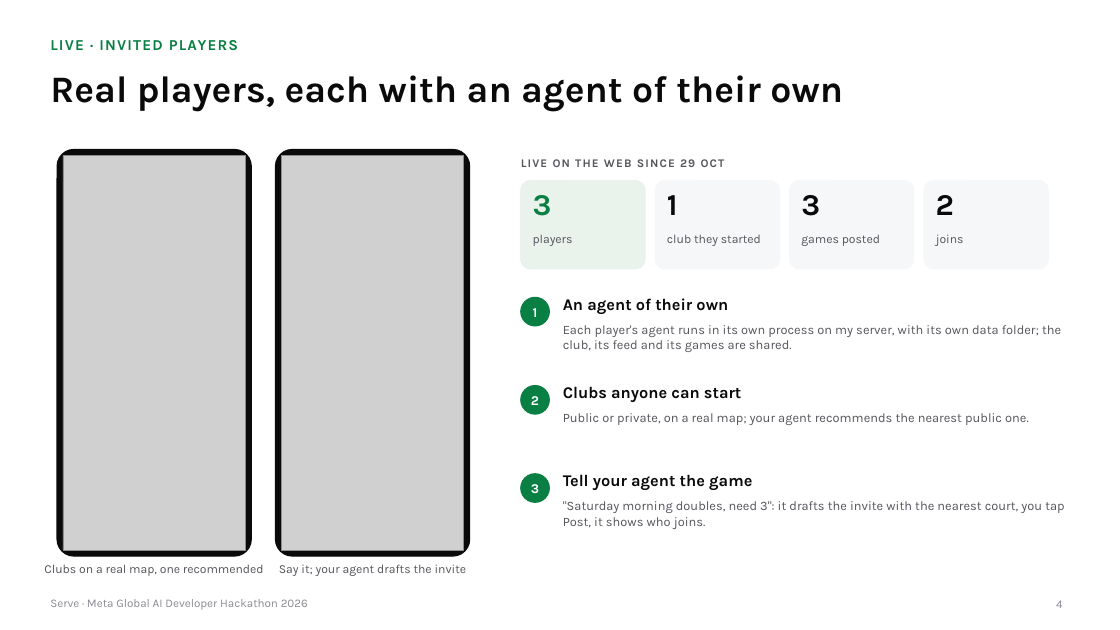
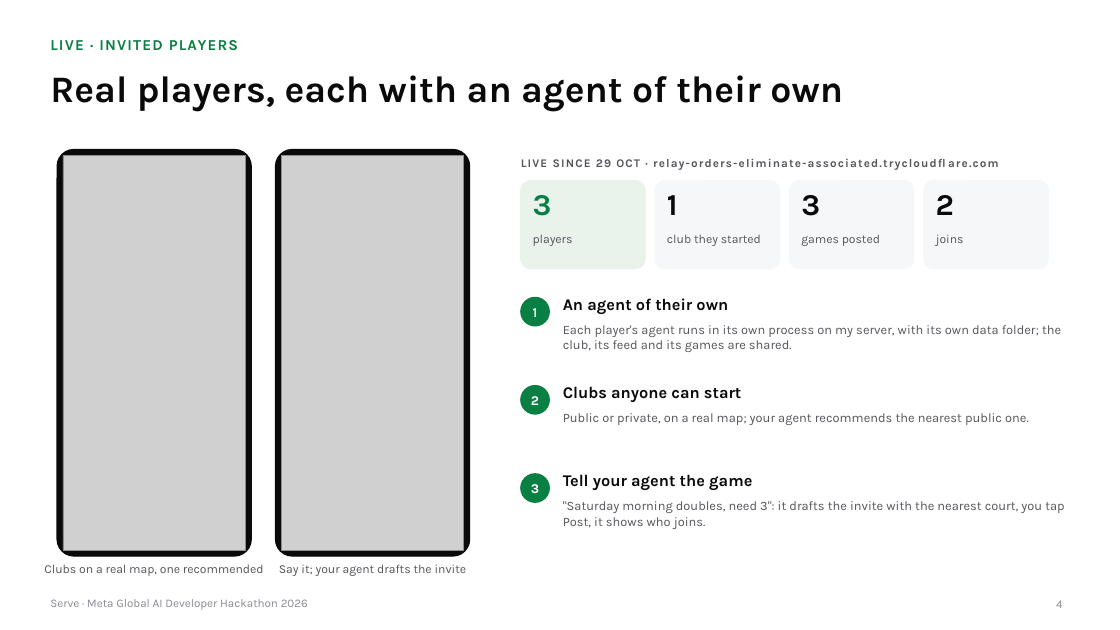
Before and after one commit to gino6178/serve-meta-hackathon, a slide deck: slide 4 of video/deck/Serve_Meta_deck.pptx. Drawn at 1120x630 pixels with LibreOffice and Linux fonts; fonts in the diff are those of the drawing; grey boxes stand for pictures. Boxes give left, top, right and bottom in pixels: in the first picture for what was removed or moved away, otherwise in the second. Text is boxed around its words. In the diff, an @@ line names an element or a change of style, - is before the commit and + after.

```diff
--- a/video/deck/Serve_Meta_deck.pptx
+++ b/video/deck/Serve_Meta_deck.pptx
@@ text at <box>521,159,999,170</box>: text changed @@
-LIVE ON THE WEB SINCE 29 OCT
+LIVE SINCE 29 OCT · relay-orders-eliminate-associated.trycloudflare.com
```
Also in this commit, not shown: 10 other slides changed, 4 other files.
